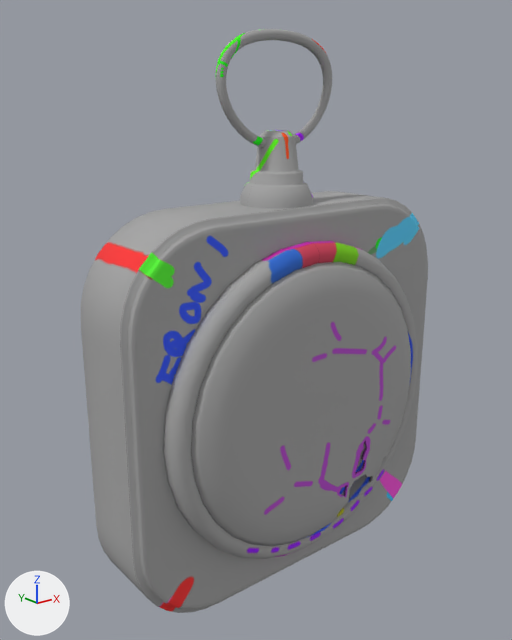
An edit to the glTF model 3d_assets/manipulation_objects/pocket_watch/pocket_watch.glb, drawn before and after from the same camera.
One viewpoint serves both versions: a 50 mm lens placed at (-0.209, -0.246, 0.136), pointed at (-0.01, 0.002, 0.037). Lighting does not change. The marker at lower left points along +X, +Y and +Z. Vertices at the same position are counted once.

The older version as bpy lines, for what is in view:
```python
me_watch = bpy.data.meshes.new('watch')
me_watch.from_pydata(...)  # 2539 vertices, 4980 faces; spans x -0.091..0.091, y -0.033..0.02, z -0.091..0.164
me_watch.materials.append(mat_watchmaterial)
ob_watch = bpy.data.objects.new('watch', me_watch)
ob_watch.location = (0.0, 0.0, 0.0)
```
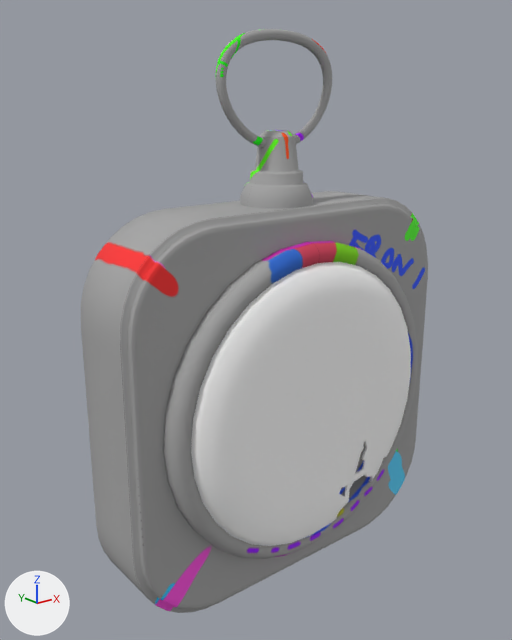
Changed parts and their boxes [x1, y1, x2, y2] in the pictures (512 x 640 px):
'watch', recoloured, surface changed
    both: [134, 210, 428, 612]
part 1 of me_watch, recoloured
    both: [191, 262, 411, 546]
part 2 of me_watch, surface changed
    both: [120, 198, 428, 613]

What changed in the scene script:
```text
Add mat_watchglassmaterial:
    mat_watchglassmaterial = bpy.data.materials.new('WatchGlassMaterial')
    mat_watchglassmaterial.use_nodes = True; mat_watchglassmaterial.node_tree.nodes.clear()
    _N = mat_watchglassmaterial.node_tree.nodes; _L = mat_watchglassmaterial.node_tree.links
    n0 = _N.new('ShaderNodeBsdfPrincipled'); n0.name = 'Principled BSDF'
    n0.inputs[1].default_value = 1.0  # 'Metallic'
    n0.inputs[2].default_value = 1.0  # 'Roughness'
    n1 = _N.new('ShaderNodeOutputMaterial'); n1.name = 'Material Output'
    n2 = _N.new('ShaderNodeVertexColor'); n2.name = 'Color Attribute'
    _L.new(n0.outputs[0], n1.inputs[0])  # 'BSDF' to 'Surface'
    _L.new(n2.outputs[0], n0.inputs[0])  # 'Color' to 'Base Color'
Change me_watch:
    where me_watch.from_pydata(...)  # 2539 vertices, 4980 faces; spans x -0.091..0.091, y -0.033..0.02, z -0.091..0.164
    used by ob_watch; location = (0.0, 0.0, 0.0)
    me_watch part 1: 940 of the faces centred in x -0.067..0.067, y -0.033..-0.028, z -0.067..0.067 switch from mat_watchmaterial to mat_watchglassmaterial
    me_watch part 2: texture (UV) coordinates of 1120 of 4980 faces, centred in x -0.091..0.091, y -0.02..0.02, z -0.091..0.091, changed; they spanned u 0.07..0.55, v 0.01..0.99 and now span u 0.07..0.55, v 0.01..0.99
```
